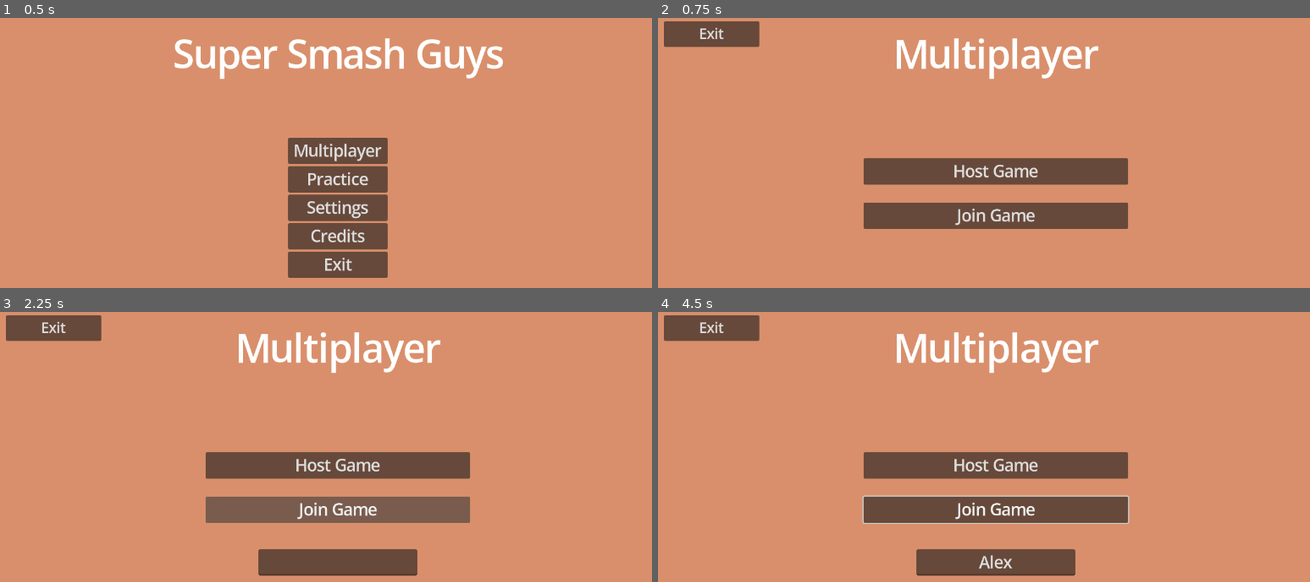
Above: before the commit, frames 1-4 (two rows, left to right).
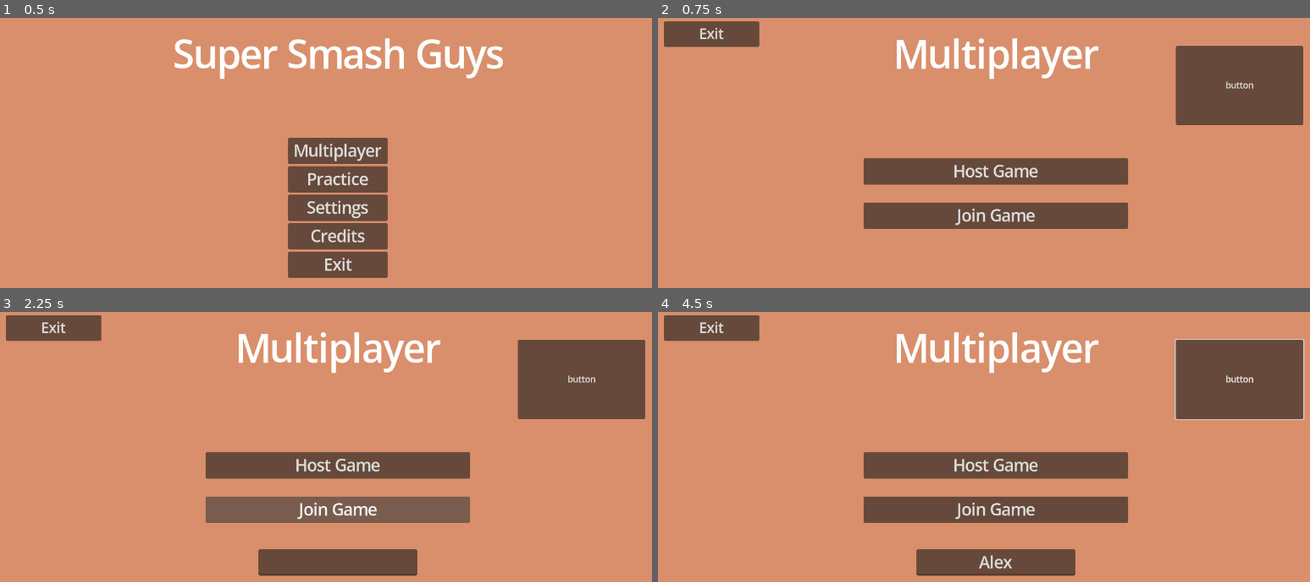
Above: after the commit, the same moments.

Repository: Rivmo/Super-Smash-Guys
Game: Godot game, scene res://scenes/main_menu_screen.tscn
Two runs of this game, one before a commit and one after it. Both use one fixed random seed, a clock stepped at 60 frames per second and the inputs below.
Inputs (mouse positions are in pixels of both pictures, inside the frame that each line leads up to):
- Up to frame 1 (0.5 s): no input
- Up to frame 2 (0.75 s): click "Multiplayer" at 0.5 s
- Up to frame 3 (2.25 s): click "Host Game" at 1.25 s; click "Join Game" at 2 s
- Up to frame 4 (4.5 s): click (997, 563) at 2.77 s; type "Alex" at 2.85 s; click (1238, 379) at 3.5 s, where only the run after the commit has a clickable "button"; tap Enter at 4.25 s; move the mouse to (1147, 482) at 4.27 s; hold Right (Right) from 4.28 s (still down); tap O (Attack) at 4.35 s; click (1147, 482) at 4.42 s

Frame 1 is identical in both runs. In frame 2, 5.8% of the frame differs, in the area x 79-99%, y 10-40%; in frame 3, 5.8%; in frame 4, 6.4%, in the area x 31-100%, y 10-79%.

Commit message:
multiplayer basics
added basic multiplayer

Diff:
--- a/project.godot
+++ b/project.godot
@@ -13,6 +13,10 @@
 config/name="SSG"
 run/main_scene="uid://ddxsvct2mkmnn"
 config/features=PackedStringArray("4.6", "Forward Plus")
+
+[autoload]
+
+NetworkManager="*uid://b6f4t8yd1hlen"
 
 [display]
 
--- a/scenes/Multiplayer_select_screen.tscn
+++ b/scenes/Multiplayer_select_screen.tscn
@@ -93,6 +93,16 @@
 theme_override_font_sizes/font_size = 26
 text = "Exit"
 
+[node name="Button" type="Button" parent="." unique_id=282592388]
+layout_mode = 0
+offset_left = 980.0
+offset_top = 53.0
+offset_right = 1221.0
+offset_bottom = 203.0
+text = "button"
+
+[connection signal="pressed" from="VBoxContainer/Host" to="join_text_box" method="_on_host_pressed"]
 [connection signal="pressed" from="VBoxContainer/Join" to="join_text_box" method="_on_join_pressed"]
 [connection signal="text_submitted" from="join_text_box" to="join_text_box" method="_on_text_submitted"]
 [connection signal="pressed" from="Exit_Multiplayer" to="." method="_on_exit_multiplayer_pressed"]
+[connection signal="pressed" from="Button" to="join_text_box" method="_on_button_pressed"]
--- a/scripts/join_text_box.gd
+++ b/scripts/join_text_box.gd
@@ -6,6 +6,21 @@
 
 func _on_join_pressed() -> void:
 	visible = true
+	NetworkManager.create_client()
+
+func _on_host_pressed() -> void:
+	NetworkManager.create_server()
 
 func _on_text_submitted(text: String) -> void:
 	print(text)
+
+func _on_button_pressed() -> void:
+	_send_test_message.rpc("hi")
+
+@rpc("any_peer", "call_remote")
+
+func _send_test_message(message: String):
+	print("Message [%s] received on peer [%s], from peer [%s]" %
+		[message,
+		get_tree().get_multiplayer().get_unique_id(),
+		get_tree().get_multiplayer().get_remote_sender_id()])
--- /dev/null
+++ b/scripts/network/network_manager.gd
@@ -0,0 +1,27 @@
+extends Node
+
+# multiplayer
+# "get_tree().get_multiplayer()." is the same as "multiplayer."
+
+var Server_Port : int = 1111
+
+func create_server():
+	var enet_network_peer: ENetMultiplayerPeer = ENetMultiplayerPeer.new()
+	enet_network_peer.create_server(Server_Port)
+	get_tree().get_multiplayer().multiplayer_peer = enet_network_peer
+	print("made server")
+
+func create_client(hosts_IP: String = "localhost", host_Port: int = Server_Port):
+	_setup_client_connection_signals()
+	var enet_network_peer: ENetMultiplayerPeer = ENetMultiplayerPeer.new()
+	enet_network_peer.create_client(hosts_IP, host_Port)
+	get_tree().get_multiplayer().multiplayer_peer = enet_network_peer
+	print("client peer created")
+
+func _setup_client_connection_signals():
+	if not get_tree().get_multiplayer().server_disconnected.is_connected(_server_disconnect):
+		get_tree().get_multiplayer().server_disconnected.connect(_server_disconnect)
+
+func _server_disconnect():
+	print("server disconnected")
+	get_tree().get_multiplayer().multiplayer_peer = null
Not shown, added: scripts/network/network_manager.gd.uid
Not shown, changed: README.md
